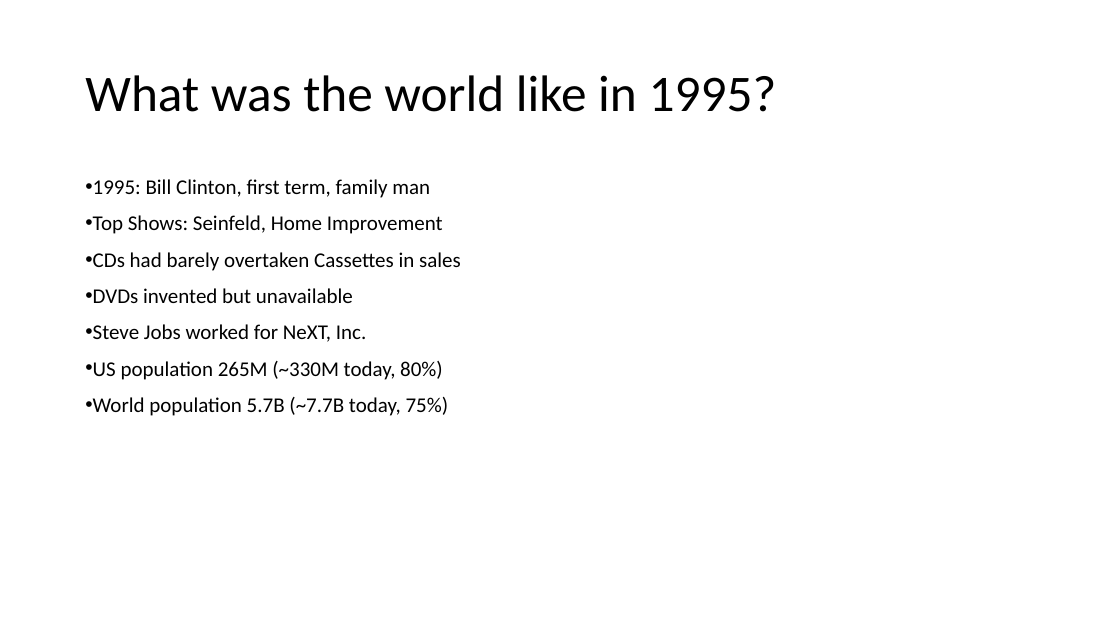
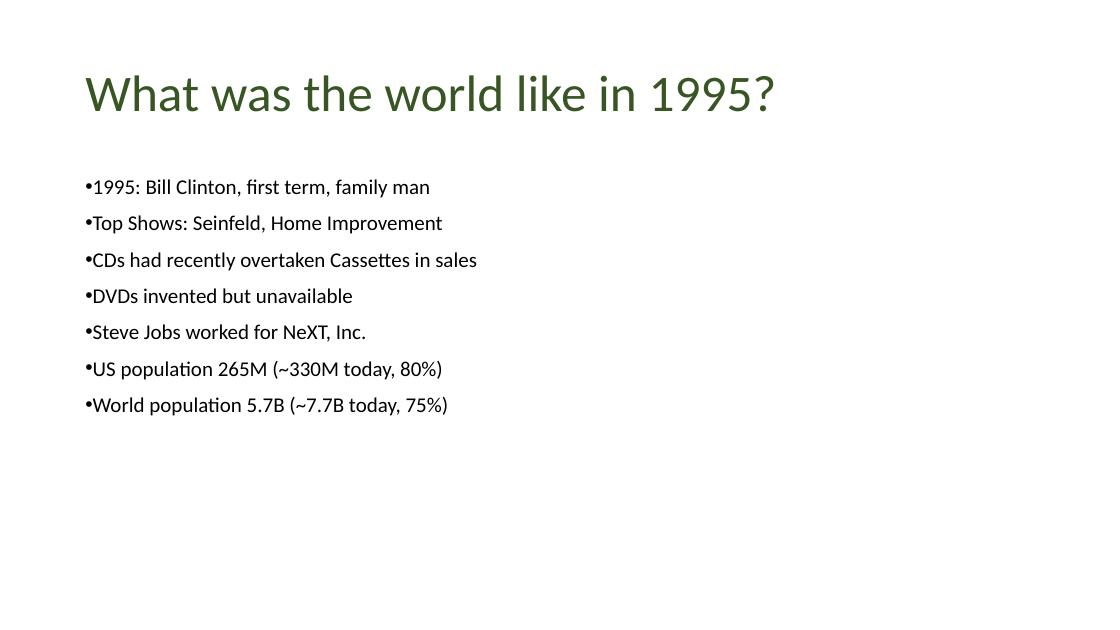
Before and after one commit to CS3550/Fall2020, a slide deck: slide 2 of Network Parts and Terms.pptx. Drawn at 1120x630 pixels with LibreOffice and Linux fonts; fonts in the diff are those of the drawing; background and template pictures are left out. Boxes give left, top, right and bottom in pixels: in the first picture for what was removed or moved away, otherwise in the second. Text is boxed around its words. In the diff, an @@ line names an element or a change of style, - is before the commit and + after.

```diff
--- a/Network Parts and Terms.pptx
+++ b/Network Parts and Terms.pptx
@@ title "What was the world like ..." at [85, 75, 777, 112]: text colour #000000 to #385723 @@
@@ text at [93, 252, 477, 271]: text changed @@
-• CDs had barely overtaken Cassettes in sales
+• CDs had recently overtaken Cassettes in sales
```
Also in this commit, not shown: 4 other slides changed, 1 slide added.
